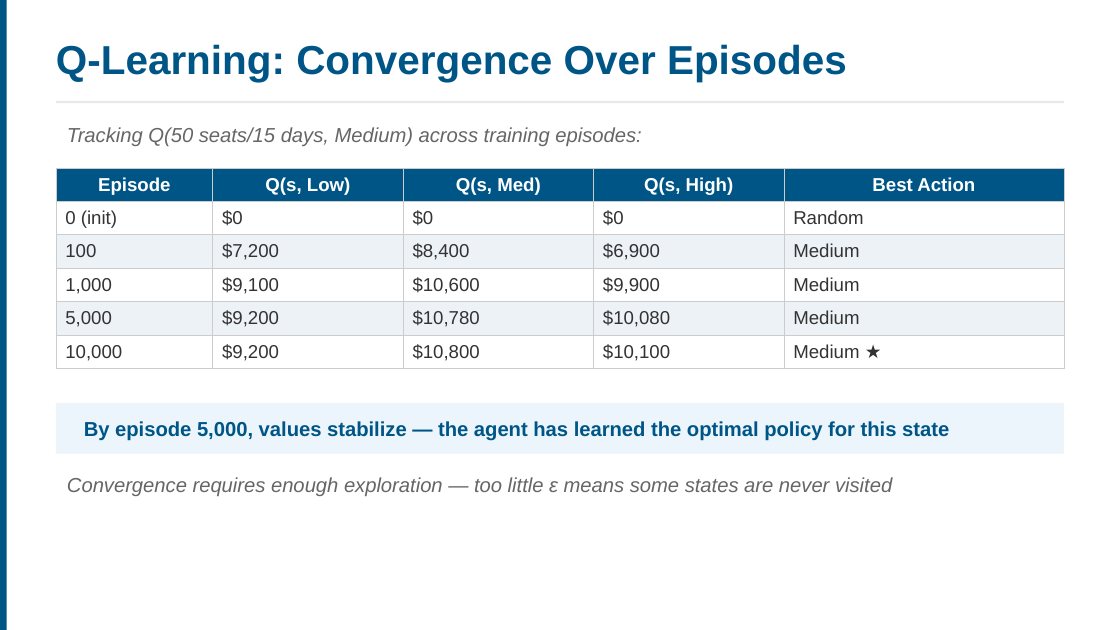
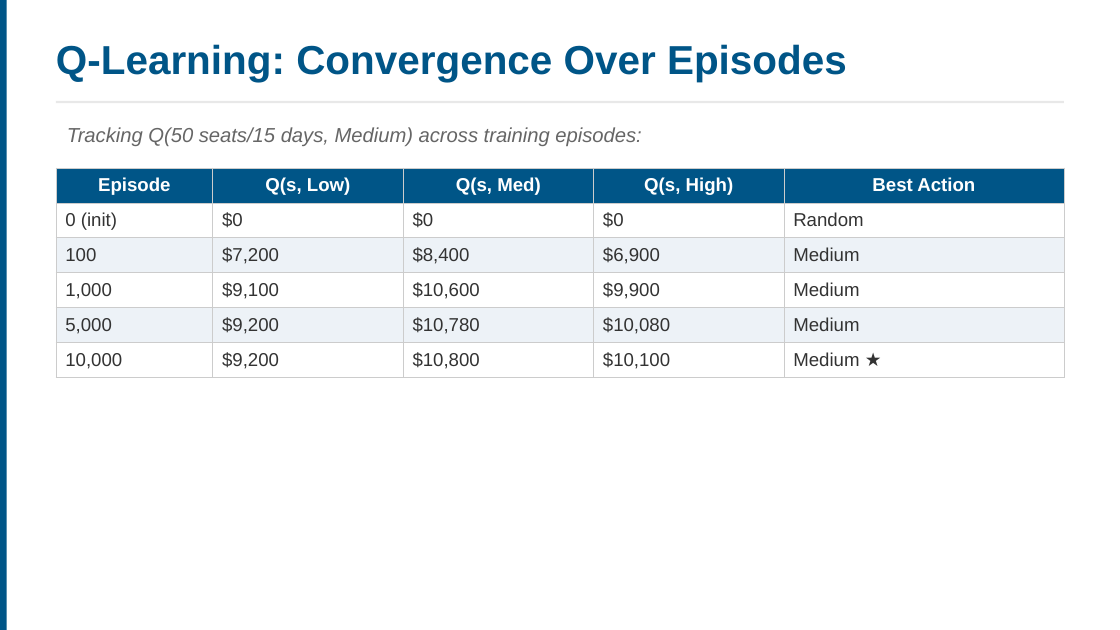
Before and after one commit to ucla-anderson-SSAI/SSAI, a slide deck: slide 25 of Slides/Week4.pptx (slide 30 before the commit). Drawn at 1120x630 pixels with LibreOffice and Linux fonts; fonts in the diff are those of the drawing. Boxes give left, top, right and bottom in pixels: in the first picture for what was removed or moved away, otherwise in the second. Text is boxed around its words. In the diff, an @@ line names an element or a change of style, - is before the commit and + after.

```diff
--- a/Slides/Week4.pptx
+++ b/Slides/Week4.pptx
@@ table resized from (x1=56, y1=168, x2=1064, y2=365) to (x1=56, y1=168, x2=1064, y2=377) @@
@@ rectangle removed at (x1=56, y1=403, x2=1064, y2=454) @@
@@ text removed at (x1=84, y1=421, x2=949, y2=441) @@
-By episode 5,000, values stabilize — the agent has learned the optimal policy for this state
@@ text removed at (x1=67, y1=477, x2=892, y2=496) @@
-Convergence requires enough exploration — too little ε means some states are never visited
```
Also in this commit, not shown: 16 other slides changed, 1 slide added, 11 slides removed, 19 other files.
